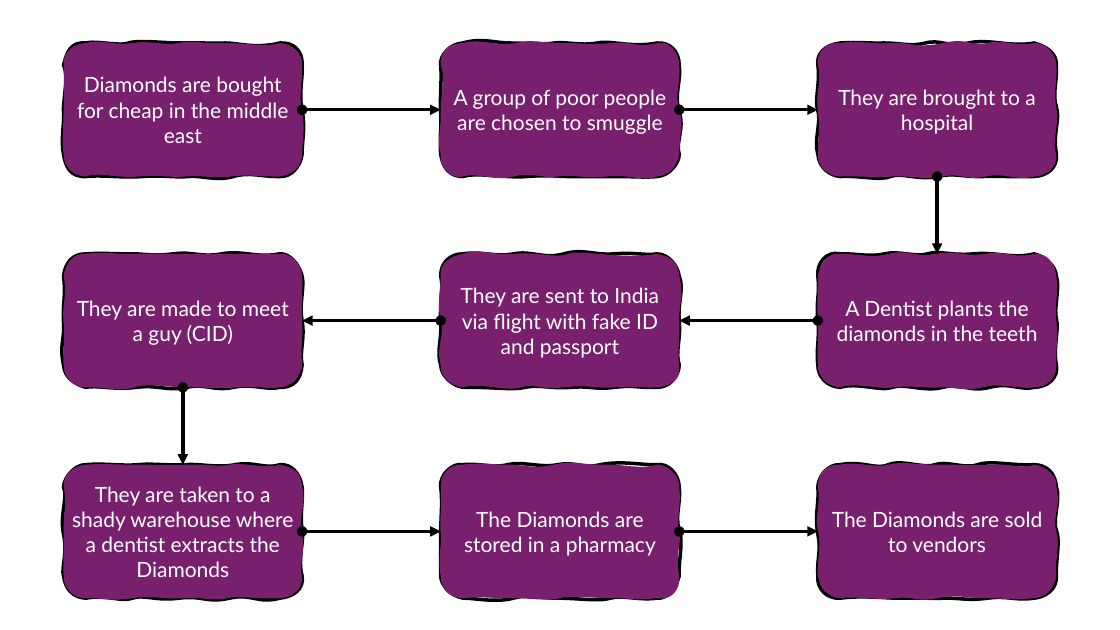
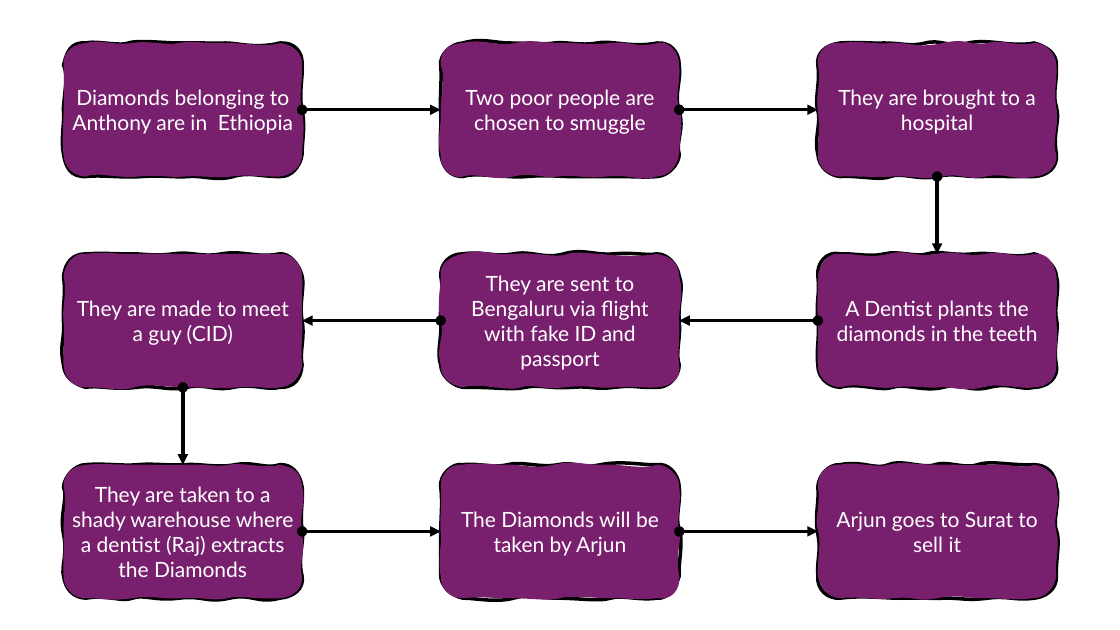
Before and after one commit to arya-prakyath/the-a-films, a slide deck: slide 6 of THE_A_Ideas/Innocent Gems/Innocent Gems - Flows.pptx (slide 5 before the commit). Drawn at 1120x630 pixels with LibreOffice and Linux fonts; fonts in the diff are those of the drawing. Boxes give left, top, right and bottom in pixels: in the first picture for what was removed or moved away, otherwise in the second. Text is boxed around its words. In the diff, an @@ line names an element or a change of style, - is before the commit and + after.

```diff
--- a/THE_A_Ideas/Innocent Gems/Innocent Gems - Flows.pptx
+++ b/THE_A_Ideas/Innocent Gems/Innocent Gems - Flows.pptx
@@ text in freeform shape at [72,89,293,134]: text changed @@
-Diamonds are bought for cheap in the middle east
+Diamonds belonging to Anthony are in Ethiopia
@@ text in freeform shape at [465,89,655,134]: text changed @@
-A group of poor people are chosen to smuggle
+Two poor people are chosen to smuggle
@@ text in freeform shape at [471,275,648,370]: text changed @@
-They are sent to India via flight with fake ID and passport
+They are sent to Bengaluru via flight with fake ID and passport
@@ text in freeform shape at [72,486,294,577]: text changed @@
-They are taken to a shady warehouse where a dentist extracts the Diamonds
+They are taken to a shady warehouse where a dentist (Raj) extracts the Diamonds
@@ text in freeform shape at [461,511,659,556]: text changed @@
-The Diamonds are stored in a pharmacy
+The Diamonds will be taken by Arjun
@@ text in freeform shape at [836,511,1037,552]: text changed @@
-The Diamonds are sold to vendors
+Arjun goes to Surat to sell it
```
Also in this commit, not shown: 2 other slides changed, 1 slide added, 1 other file.
